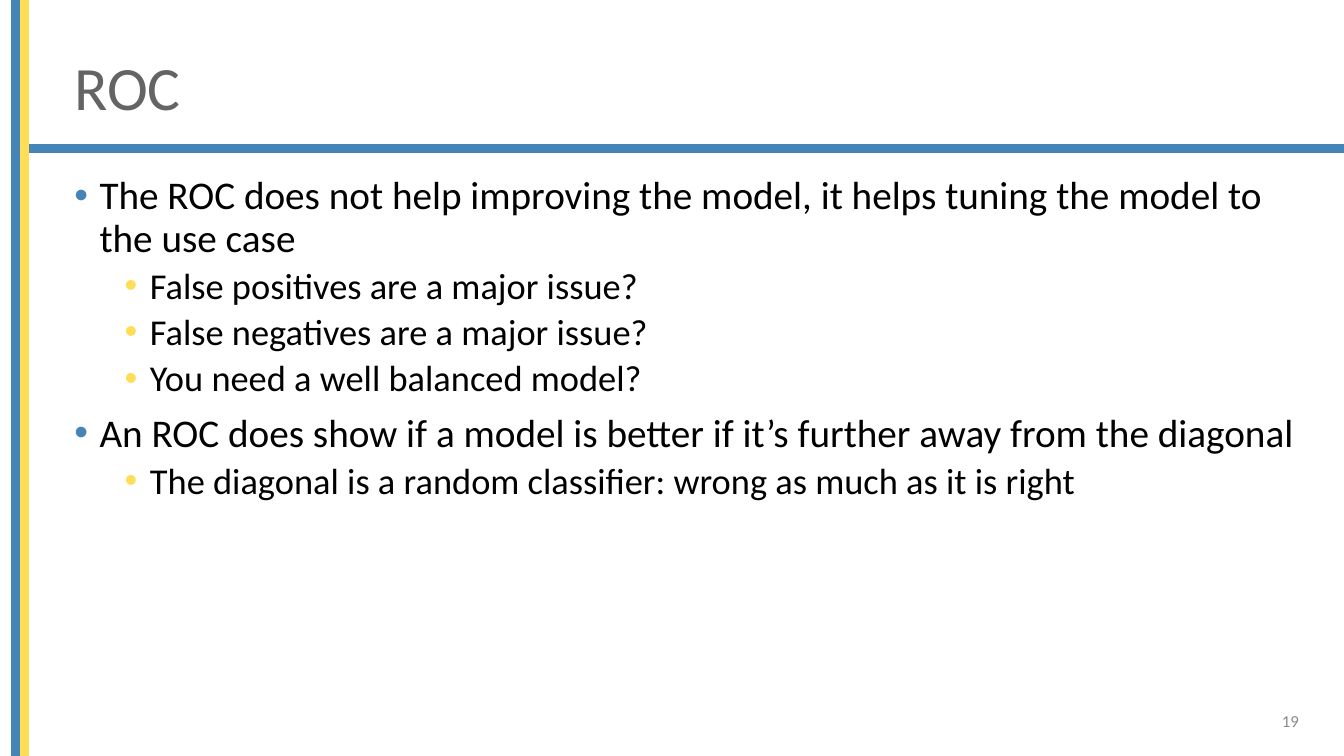
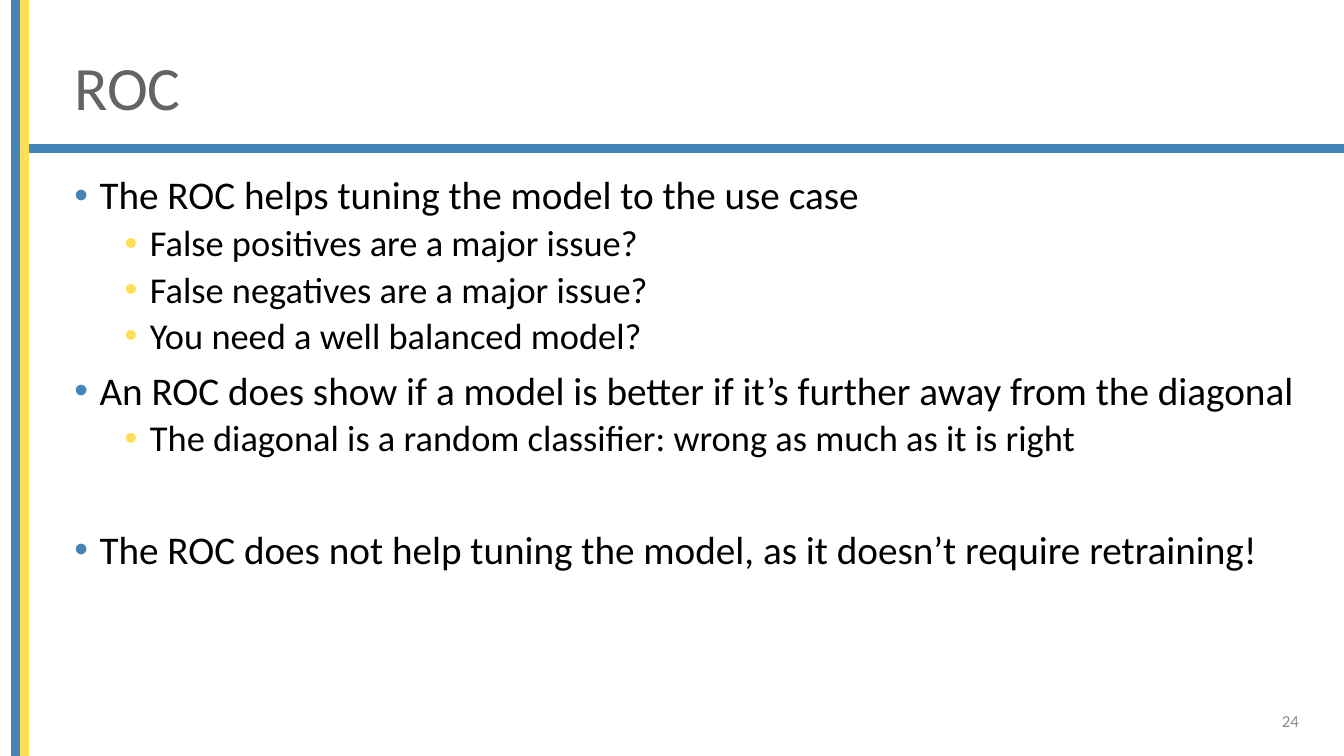
Before and after one commit to mjochen/Cello_AI, a slide deck: slide 24 of ppts/5 - Model quality.pptx (slide 19 before the commit). Drawn at 1344x756 pixels with LibreOffice and Linux fonts; fonts in the diff are those of the drawing; background and template pictures are left out. Boxes give left, top, right and bottom in pixels: in the first picture for what was removed or moved away, otherwise in the second. Text is boxed around its words. In the diff, an @@ line names an element or a change of style, - is before the commit and + after.

```diff
--- a/ppts/5 - Model quality.pptx
+++ b/ppts/5 - Model quality.pptx
@@ text at (100,181,859,216): text changed @@
-• The ROC does not help improving the model, it helps tuning the model to the use case
+• The ROC helps tuning the model to the use case
@@ text at (100,536,1256,571): paragraph added @@
+• The ROC does not help tuning the model, as it doesn’t require retraining!
@@ page number at (1282,716,1299,727): text changed @@
-19
+24
```
Also in this commit, not shown: 7 other slides changed, 11 slides added, 3 slides removed, 41 other files.
